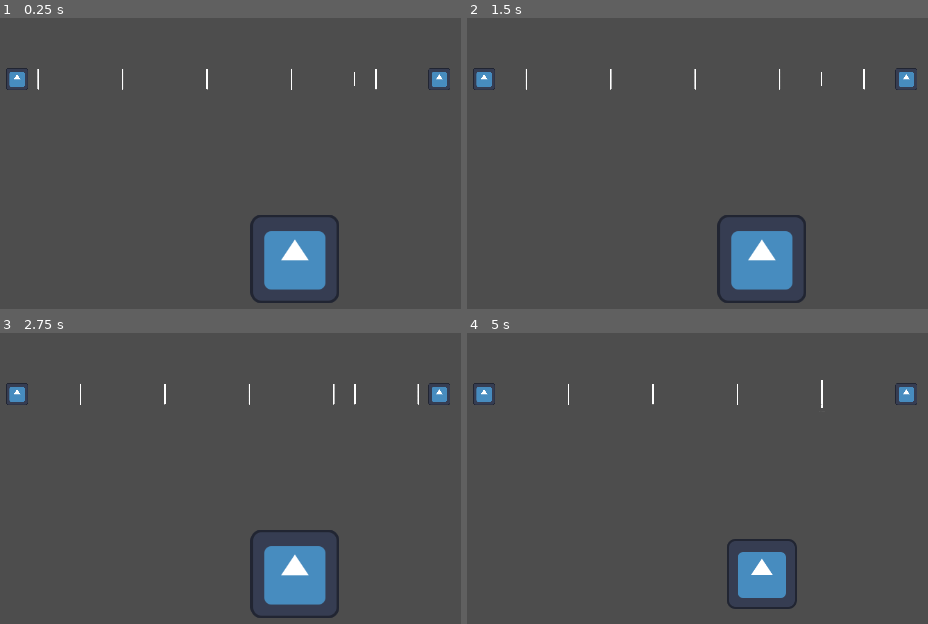
Above: before the commit, frames 1-4 (two rows, left to right).
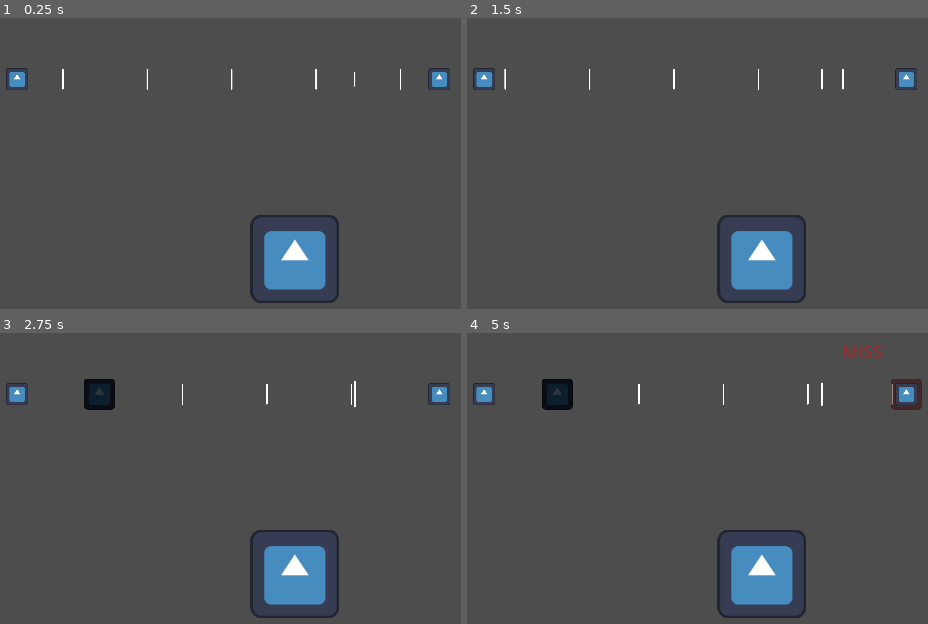
Above: after the commit, the same moments.

Repository: freesstylers/GiftJam2324
Game: Godot game, scene res://Scenes/Testing/Testing.tscn
Two runs of this game, one before a commit and one after it. Both use one fixed random seed, a clock stepped at 60 frames per second and the inputs below. This scene is started directly instead of the project's main scene. The engine's default icon, where the game draws it, is replaced by a stand-in: a white triangle on a blue panel in a dark square.
Inputs:
- Up to frame 1 (0.25 s): no input
- Up to frame 2 (1.5 s): tap Enter (ui_accept) at 0.5, 0.77 s; hold Right (input_right) 0.53-1.28 s; hold Down (input_down) from 1.28 s (still down)
- Up to frame 3 (2.75 s): tap Enter (ui_accept) at 1.52 s; release Down (input_down) at 2.03 s; hold Right (input_right) from 2.03 s (still down)
- Up to frame 4 (5 s): release Right (input_right) at 2.78 s; hold Up (input_up) 2.78-3.53 s; tap Enter (ui_accept) at 3.02, 3.77, 4.52 s; hold Left (input_left) from 3.53 s (still down)

The runs differ from the first frame. In frame 1, 0.3% of the frame differs, in the area x 8-87%, y 17-25%; in frame 2, 0.3%; in frame 3, 0.9%; in frame 4, 3.7%, in the area x 16-99%, y 4-98%.
Error before the commit: Invalid call. Nonexistent function 'GetNoteWasHit' in base 'Nil'. (res://Scripts/Testing/NoteHitter.gd:40)

Commit message:
las notas se pueden hitear

Diff:
--- a/Scenes/Testing/Note.tscn
+++ b/Scenes/Testing/Note.tscn
@@ -1,8 +1,9 @@
-[gd_scene load_steps=7 format=3 uid="uid://bv22ivwo0yn75"]
+[gd_scene load_steps=8 format=3 uid="uid://bv22ivwo0yn75"]
 
 [ext_resource type="Script" path="res://Scripts/Testing/Note.gd" id="1_go4f3"]
 [ext_resource type="PackedScene" uid="uid://bkgtdolv7qr3a" path="res://Scenes/Testing/NoteHitEffects/OkEffect.tscn" id="2_5goob"]
 [ext_resource type="Texture2D" uid="uid://cagtcjuiqd4qn" path="res://icon.svg" id="2_bx30q"]
+[ext_resource type="PackedScene" uid="uid://c1ujt0puwtmfh" path="res://Scenes/Testing/NoteHitEffects/MissEffect.tscn" id="2_hq07o"]
 [ext_resource type="PackedScene" uid="uid://72wcyaddjgym" path="res://Scenes/Testing/NoteHitEffects/PerfectEffect.tscn" id="2_p5km2"]
 [ext_resource type="PackedScene" uid="uid://ch038v25fwfw8" path="res://Scenes/Testing/NoteHitEffects/GreatEffect.tscn" id="2_uu0ww"]
 
@@ -10,12 +11,12 @@
 
 [node name="PathFollow2D" type="PathFollow2D"]
 script = ExtResource("1_go4f3")
+MissEffect = ExtResource("2_hq07o")
 OkEffect = ExtResource("2_5goob")
 GreatEffect = ExtResource("2_uu0ww")
 PerfectEffect = ExtResource("2_p5km2")
 
 [node name="Sprite2D" type="Sprite2D" parent="."]
-visible = false
 modulate = Color(0.180392, 0.211765, 0.231373, 1)
 scale = Vector2(0.35, 0.35)
 texture = ExtResource("2_bx30q")
--- a/Scenes/Testing/NoteHitEffects/GreatEffect.tscn
+++ b/Scenes/Testing/NoteHitEffects/GreatEffect.tscn
@@ -4,8 +4,25 @@
 [ext_resource type="Script" path="res://Scripts/Testing/NoteHitEffect.gd" id="2_hbj31"]
 
 [node name="GreatEffect" type="Sprite2D"]
-modulate = Color(0.623529, 0.635294, 0.25098, 1)
+self_modulate = Color(1, 1, 1, 0)
 position = Vector2(152, 88)
-scale = Vector2(0.15, 0.15)
+scale = Vector2(0.5, 0.5)
 texture = ExtResource("1_nplum")
 script = ExtResource("2_hbj31")
+
+[node name="Label" type="Label" parent="."]
+modulate = Color(1, 1, 0.117647, 1)
+anchors_preset = 15
+anchor_right = 1.0
+anchor_bottom = 1.0
+offset_left = -64.0
+offset_top = -64.0
+offset_right = -64.0
+offset_bottom = -64.0
+grow_horizontal = 2
+grow_vertical = 2
+size_flags_horizontal = 4
+theme_override_font_sizes/font_size = 50
+text = "GREAT"
+horizontal_alignment = 1
+vertical_alignment = 1
--- /dev/null
+++ b/Scenes/Testing/NoteHitEffects/MissEffect.tscn
@@ -0,0 +1,29 @@
+[gd_scene load_steps=3 format=3 uid="uid://c1ujt0puwtmfh"]
+
+[ext_resource type="Texture2D" uid="uid://cagtcjuiqd4qn" path="res://icon.svg" id="1_rh2qq"]
+[ext_resource type="Script" path="res://Scripts/Testing/NoteHitEffect.gd" id="2_0ul27"]
+
+[node name="MissEffect" type="Sprite2D"]
+modulate = Color(1, 0, 0, 1)
+self_modulate = Color(1, 1, 1, 0)
+position = Vector2(128, 80)
+scale = Vector2(0.5, 0.5)
+texture = ExtResource("1_rh2qq")
+script = ExtResource("2_0ul27")
+
+[node name="Label" type="Label" parent="."]
+modulate = Color(1, 0, 0, 1)
+anchors_preset = 15
+anchor_right = 1.0
+anchor_bottom = 1.0
+offset_left = -64.0
+offset_top = -64.0
+offset_right = -64.0
+offset_bottom = -64.0
+grow_horizontal = 2
+grow_vertical = 2
+size_flags_horizontal = 4
+theme_override_font_sizes/font_size = 50
+text = "MISS"
+horizontal_alignment = 1
+vertical_alignment = 1
--- a/Scenes/Testing/NoteHitEffects/OkEffect.tscn
+++ b/Scenes/Testing/NoteHitEffects/OkEffect.tscn
@@ -5,7 +5,25 @@
 
 [node name="OkEffect" type="Sprite2D"]
 modulate = Color(0.976471, 0.4, 0.223529, 1)
+self_modulate = Color(1, 1, 1, 0)
 position = Vector2(128, 80)
-scale = Vector2(0.15, 0.15)
+scale = Vector2(0.5, 0.5)
 texture = ExtResource("1_jgfff")
 script = ExtResource("2_vy486")
+
+[node name="Label" type="Label" parent="."]
+modulate = Color(1, 0.47451, 0.0705882, 1)
+anchors_preset = 15
+anchor_right = 1.0
+anchor_bottom = 1.0
+offset_left = -64.0
+offset_top = -64.0
+offset_right = -64.0
+offset_bottom = -64.0
+grow_horizontal = 2
+grow_vertical = 2
+size_flags_horizontal = 4
+theme_override_font_sizes/font_size = 50
+text = "OK"
+horizontal_alignment = 1
+vertical_alignment = 1
--- a/Scenes/Testing/NoteHitEffects/PerfectEffect.tscn
+++ b/Scenes/Testing/NoteHitEffects/PerfectEffect.tscn
@@ -4,9 +4,26 @@
 [ext_resource type="Script" path="res://Scripts/Testing/NoteHitEffect.gd" id="2_8ue5v"]
 
 [node name="PerfectEffect" type="Sprite2D"]
-modulate = Color(0, 0.729412, 0.313726, 1)
+self_modulate = Color(1, 1, 1, 0)
 position = Vector2(152, 104)
-scale = Vector2(0.15, 0.15)
+scale = Vector2(0.5, 0.5)
 texture = ExtResource("1_ugpqt")
 script = ExtResource("2_8ue5v")
 MovementDelta = Vector2(0, 500)
+
+[node name="Label" type="Label" parent="."]
+modulate = Color(0, 1, 0.0705882, 1)
+anchors_preset = 15
+anchor_right = 1.0
+anchor_bottom = 1.0
+offset_left = -64.0
+offset_top = -64.0
+offset_right = -64.0
+offset_bottom = -64.0
+grow_horizontal = 2
+grow_vertical = 2
+size_flags_horizontal = 4
+theme_override_font_sizes/font_size = 50
+text = "PERFECT"
+horizontal_alignment = 1
+vertical_alignment = 1
--- a/Scenes/TransitionScreen/Transition.tscn
+++ b/Scenes/TransitionScreen/Transition.tscn
@@ -1,21 +1,6 @@
 [gd_scene load_steps=6 format=3 uid="uid://c6kwux5euwagh"]
 
 [ext_resource type="Script" path="res://Scenes/TransitionScreen/TransitionScreen.gd" id="1_0m4s3"]
-
-[sub_resource type="Animation" id="Animation_rhvnk"]
-resource_name = "fade_to_normal"
-tracks/0/type = "value"
-tracks/0/imported = false
-tracks/0/enabled = true
-tracks/0/path = NodePath("ColorRect:color")
-tracks/0/interp = 1
-tracks/0/loop_wrap = true
-tracks/0/keys = {
-"times": PackedFloat32Array(0, 1),
-"transitions": PackedFloat32Array(1, 1),
-"update": 0,
-"values": [Color(0, 0, 0, 1), Color(0, 0, 0, 0)]
-}
 
 [sub_resource type="Animation" id="Animation_teugn"]
 length = 0.001
@@ -47,6 +32,21 @@
 "values": [Color(0, 0, 0, 0), Color(0, 0, 0, 1)]
 }
 
+[sub_resource type="Animation" id="Animation_rhvnk"]
+resource_name = "fade_to_normal"
+tracks/0/type = "value"
+tracks/0/imported = false
+tracks/0/enabled = true
+tracks/0/path = NodePath("ColorRect:color")
+tracks/0/interp = 1
+tracks/0/loop_wrap = true
+tracks/0/keys = {
+"times": PackedFloat32Array(0, 1),
+"transitions": PackedFloat32Array(1, 1),
+"update": 0,
+"values": [Color(0, 0, 0, 1), Color(0, 0, 0, 0)]
+}
+
 [sub_resource type="AnimationLibrary" id="AnimationLibrary_a78hi"]
 _data = {
 "RESET": SubResource("Animation_teugn"),
--- a/Scripts/GiftJamGlobals.gd
+++ b/Scripts/GiftJamGlobals.gd
@@ -2,8 +2,8 @@
 
 enum NoteType { UP, DOWN, RIGHT, LEFT }
 enum NoteHitStatus { NONE, MISS, OK, GREAT, PERFECT}
-var GIFJAM_BPM : int = 60
-var GIFJAM_BPM_IN_SECONDS = 60.0 / 60.0
+var GIFJAM_BPM : int = 130
+var GIFJAM_BPM_IN_SECONDS = 60.0 / 130.0
 
 signal BPM_Notification()
 signal Fight_Start()
--- a/Scripts/Testing/Note.gd
+++ b/Scripts/Testing/Note.gd
@@ -9,37 +9,44 @@
 var noteSprite : Sprite2D = null
 var myTween:Tween = null
 var noteWasHit : bool = false
+var myNoteType : GiftJamGlobals.NoteType = GiftJamGlobals.NoteType.UP
 
 # Called when the node enters the scene tree for the first time.
 func _ready():
 	noteSprite = $Sprite2D
 
+func SetNoteType(type: GiftJamGlobals.NoteType):
+	myNoteType = type
+
 func GetNoteWasHit():
 	return noteWasHit
 
-func NoteHit(hitStatus : GiftJamGlobals.NoteHitStatus):
-	if noteWasHit:
-		return
-	var noteHitColor : Color = Color.WHITE
-	var hitEffectSpawned = null
-	match hitStatus:
+func NoteHit(noteType : GiftJamGlobals.NoteType, noteHitStatus : GiftJamGlobals.NoteHitStatus ) -> GiftJamGlobals.NoteHitStatus :
+	noteWasHit = true
+	var hitResult : GiftJamGlobals.NoteHitStatus  = GiftJamGlobals.NoteHitStatus.MISS
+	match noteHitStatus:
 		GiftJamGlobals.NoteHitStatus.OK:
-			noteHitColor = Color.ORANGE
-			hitEffectSpawned = OkEffect.instantiate()
+			if noteType == myNoteType:
+				ShowFeedback(Color.ORANGE, OkEffect.instantiate())
+				hitResult = GiftJamGlobals.NoteHitStatus.OK
 		GiftJamGlobals.NoteHitStatus.GREAT:
-			noteHitColor = Color.YELLOW
-			hitEffectSpawned = GreatEffect.instantiate()
+			if noteType == myNoteType:
+				ShowFeedback(Color.YELLOW, GreatEffect.instantiate())
+				hitResult = GiftJamGlobals.NoteHitStatus.GREAT
 		GiftJamGlobals.NoteHitStatus.PERFECT:
-			noteHitColor = Color.GREEN
-			hitEffectSpawned = PerfectEffect.instantiate()
-		GiftJamGlobals.NoteHitStatus.MISS:
-			noteHitColor = Color.RED
-			hitEffectSpawned = MissEffect.instantiate()
+			if noteType == myNoteType:
+				ShowFeedback(Color.GREEN, PerfectEffect.instantiate())
+				hitResult = GiftJamGlobals.NoteHitStatus.PERFECT
+	if hitResult == GiftJamGlobals.NoteHitStatus.MISS:
+		ShowFeedback(Color.RED, MissEffect.instantiate())
+	return hitResult
 
-	noteSprite.modulate = noteHitColor
-	hitEffectSpawned.global_position = global_position
-	GiftJamGlobals.add_child(hitEffectSpawned)
-	noteWasHit = true
+func ShowFeedback(NoteHitColor, EffectSpawned):
+	#Sprite color is updated
+	noteSprite.modulate = NoteHitColor
+	#Spawned feedback's position is set to my position and added as a child of the globals
+	EffectSpawned.global_position = global_position
+	GiftJamGlobals.add_child(EffectSpawned)
 
 func FadeAway(fadeDuration : float):
 	if myTween and myTween.is_running():
--- a/Scripts/Testing/NoteHitter.gd
+++ b/Scripts/Testing/NoteHitter.gd
@@ -4,39 +4,69 @@
 var placeToHitTween : Tween = null
 var notes_available = []
 var myKeyType : GiftJamGlobals
+var NoteInsideHitter : Note = null
+
+var OK : bool = false
+var GREAT : bool = false
+var PERFECT : bool = false
 
 func _ready():
-	AnimatePlaceToHit()
-
-func AnimatePlaceToHit():
 	placeToHitTween = self.create_tween().set_trans(Tween.TRANS_LINEAR).set_ease(Tween.EASE_IN);
 	placeToHitTween.tween_property($PlaceToHit2, "scale", Vector2(0.1,0.1), GiftJamGlobals.GIFJAM_BPM_IN_SECONDS/2)
 	placeToHitTween.tween_property($PlaceToHit2, "scale", Vector2(0.2,0.2), GiftJamGlobals.GIFJAM_BPM_IN_SECONDS/2)
 	placeToHitTween.set_loops()
 
+func _process(delta):
+	if Input.is_action_just_pressed("input_right"):
+		print("RIGHT")
+		TryHitNote(GiftJamGlobals.NoteType.RIGHT)
+	if Input.is_action_just_pressed("input_left"):
+		print("LEFT")
+		TryHitNote(GiftJamGlobals.NoteType.LEFT)
+	if Input.is_action_just_pressed("input_up"):
+		print("UP")
+		TryHitNote(GiftJamGlobals.NoteType.UP)
+	if Input.is_action_just_pressed("input_down"):
+		print("DOWN")
+		TryHitNote(GiftJamGlobals.NoteType.DOWN)
+
+func TryHitNote(dir : GiftJamGlobals.NoteType):
+	#Avoid hitting the note more than once
+	if NoteInsideHitter and not NoteInsideHitter.GetNoteWasHit():
+		var noteHitStatus : GiftJamGlobals.NoteHitStatus = GiftJamGlobals.NoteHitStatus.MISS
+		if PERFECT:
+			noteHitStatus = GiftJamGlobals.NoteHitStatus.PERFECT
+		elif GREAT:
+			noteHitStatus = GiftJamGlobals.NoteHitStatus.GREAT
+		elif OK:
+			noteHitStatus = GiftJamGlobals.NoteHitStatus.OK
+
+		var hitResult : GiftJamGlobals.NoteHitStatus = NoteInsideHitter.NoteHit(dir, noteHitStatus)
+		GiftJamGlobals.Note_Hit_Result.emit(hitResult)
+
+#Callbacks handling Notes entering each of the areas
 func note_enter_ok_area(note):
 	if note.is_in_group("note"):
-		print("OK ENTER")
-
+		NoteInsideHitter = note.get_parent() as Note
+		OK = true
 func note_enter_great_area(note):
 	if note.is_in_group("note"):
-		print("GREAT ENTER")
-
+		GREAT = true
 func note_enter_perfect_area(note):
 	if note.is_in_group("note"):
-		print("PERFECT ENTER")
-
+		PERFECT = true
 func note_exit_perfect_area(note):
 	if note.is_in_group("note"):
-		print("PERFECT EXIT")
-
+		PERFECT = false
 func note_exit_great_area(note):
 	if note.is_in_group("note"):
-		print("GREAT EXIT")
-
+		GREAT = false
 func note_exit_ok_area(note):
+	#Here I get the area2D attached to the Note, but the catch is that it is actually the area2d's father who has
+	#the Note script and controls its hehaviour
 	if note.is_in_group("note"):
-		var noteExited = note as Note
-		if noteExited.GetNoteWasHit():
-			noteExited.NoteMissed()
-		print("OK EXIT")
+		if not NoteInsideHitter.GetNoteWasHit():
+			var result : GiftJamGlobals.NoteHitStatus = NoteInsideHitter.NoteHit(GiftJamGlobals.NoteType.UP,GiftJamGlobals.NoteHitStatus.MISS) #Dir does not matter, its a miss
+			GiftJamGlobals.Note_Hit_Result.emit(result)
+		NoteInsideHitter = null
+		OK = false
--- a/Scripts/Testing/NoteRails.gd
+++ b/Scripts/Testing/NoteRails.gd
@@ -16,6 +16,9 @@
 var placeToHit : NoteHitter = null
 var placeToHitTween : Tween = null
 
+var everyN = 5
+var auxN = 5
+
 func _ready():
 	placeToHit = $NoteHitter
 	placeToHit.progress_ratio = (NumBeats-1) / NumBeats
@@ -29,7 +32,8 @@
 		var progress : float = 1.0 - (1.0 * i / NumBeats)
 		pathFollow.progress_ratio = progress
 		bpm_lines.append(pathFollow)
-	AddKeyNote()
+
+	GiftJamGlobals.connect("BPM_Notification", Testing_AddNoteToBeat)
 
 func _process(delta):
 	MoveBPMLines(delta)
@@ -42,7 +46,8 @@
 
 func MoveNotesInRail(delta):
 	for i in range(notes_in_rails.size()):
-		var current_element : Note = notes_in_rails[notes_in_rails.size()-i-1]
+		var index : int = notes_in_rails.size()-i-1
+		var current_element : Note = notes_in_rails[index]
 		var deltaMovement = (bpm_movement * delta)
 		#If the note passed the note hitter, start to fade it away
 		if current_element.progress_ratio >= (NumBeats-1)  / NumBeats:
@@ -50,14 +55,21 @@
 		#If the note reached the end of the path 2D remove it from the rail
 		if current_element.progress_ratio + deltaMovement > 1.0:
 			current_element.progress_ratio = 1.0
-			notes_in_rails.remove_at(i)
+			notes_in_rails.remove_at(index)
 		#Move the note a little bit
 		else:
 			current_element.progress_ratio += deltaMovement
 
-func AddKeyNote():
-	var newNote = keyNote.instantiate() as Note
-	var pathFollow = (newNote as PathFollow2D)
+func Testing_AddNoteToBeat():
+	auxN = auxN -1
+	if auxN <= 0:
+		auxN = everyN
+		AddKeyNote(GiftJamGlobals.NoteType.UP)
+
+func AddKeyNote(noteType : GiftJamGlobals.NoteType):
+	var spawned = keyNote.instantiate() as Note
+	var newNote = (spawned as Note)
+	newNote.SetNoteType(noteType)
 	self.add_child(newNote)
-	pathFollow.progress_ratio = 0.0
-	notes_in_rails.append(pathFollow)
+	newNote.progress_ratio = 0.0
+	notes_in_rails.append(newNote)
Not shown: 1 places in Scenes/FirstBattle.tscn that only renumber resources
Not shown: 1 places in Scenes/MainMenu.tscn that only renumber resources
